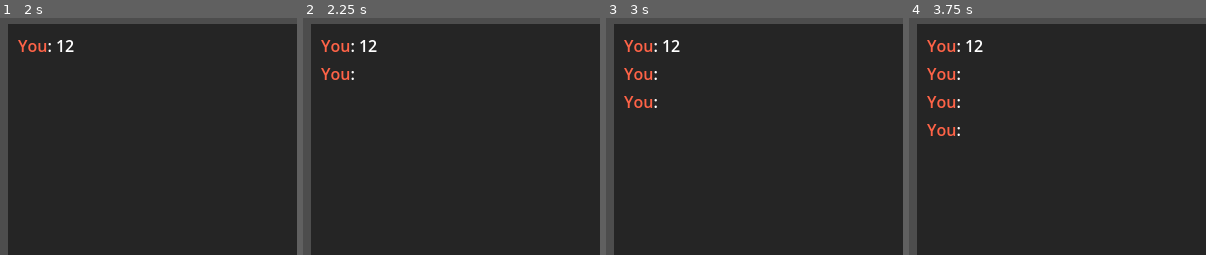
Above: before the commit, frames 1-4 (left to right).
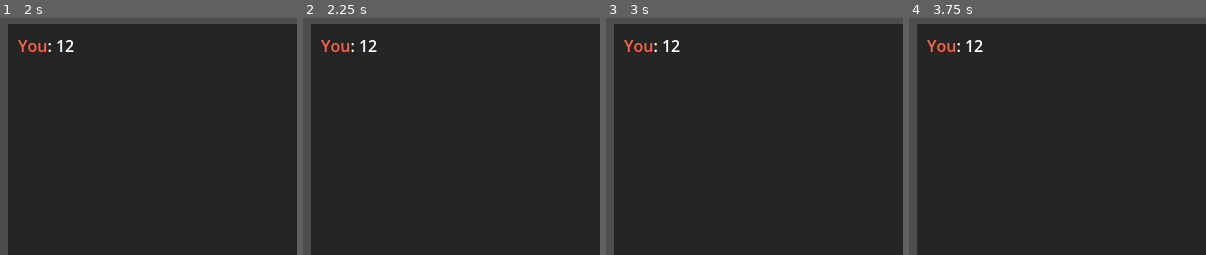
Above: after the commit, the same moments.

Repository: sihlecodes/Simple-Messenger
Game: Godot game, scene res://source/Main.tscn
Two runs of this game, one before a commit and one after it. Both use one fixed random seed, a clock stepped at 60 frames per second and the inputs below.
Inputs (mouse positions are % of the whole screen's width and height, from its top left):
- Up to frame 1 (2 s): click (43, 95) at 0.52 s; type "12" at 0.6 s; click "Send" at 1.25 s
- Up to frame 2 (2.25 s): click "Send" at 2 s
- Up to frame 3 (3 s): click "Send" at 2.75 s
- Up to frame 4 (3.75 s): tap Enter at 3.5 s
The pictures show only the part of the screen within x 0-50%, y 0-50%; the shares and areas given below are measured in that part.

Frame 1 is identical in both runs. In frame 2, 0.2% of the frame differs, in the area x 6-18%, y 21-27%; in frame 3, 0.5%; in frame 4, 0.7%, in the area x 6-18%, y 21-50%.

Commit message:
Minor code refactors

Diff:
--- a/source/Main.gd
+++ b/source/Main.gd
@@ -5,7 +5,7 @@
 	%message_edit.grab_focus()
 
 func _on_message_edit_text_submitted(message: String) -> void:
-	$Networking.serve_message.rpc_id(1, message)
+	$Networking.serve_message(message)
 	%message_edit.clear()
 
 func _on_messages_focus_entered() -> void:
--- a/source/Networking.gd
+++ b/source/Networking.gd
@@ -17,14 +17,17 @@
 
 	multiplayer.set_multiplayer_peer(peer)
 
-func create_session(peer: ENetMultiplayerPeer):
-	var error: = peer.create_server(PORT)
+	if not multiplayer.is_server():
+		return
 
 	if not multiplayer.peer_connected.is_connected(_on_user_connected):
 		multiplayer.peer_connected.connect(_on_user_connected)
 
 	if not multiplayer.peer_disconnected.is_connected(_on_user_disconnected):
 		multiplayer.peer_disconnected.connect(_on_user_disconnected)
+
+func create_session(peer: ENetMultiplayerPeer):
+	var error: = peer.create_server(PORT)
 
 	if error == OK:
 		print("Server running at localhost:", PORT)
@@ -34,8 +37,14 @@
 func join_session(peer: ENetMultiplayerPeer):
 	peer.create_client("localhost", PORT)
 
+func serve_message(message):
+	_serve_message.rpc_id(1, message)
+
 @rpc("any_peer", "call_local")
-func serve_message(message: String):
+func _serve_message(message: String):
+	if not message:
+		return
+
 	var id: = multiplayer.get_remote_sender_id()
 	var username: String = users[id]
 
@@ -43,9 +52,7 @@
 
 @rpc("any_peer", "call_local")
 func recieve_message(sender_id: int, sender_name: String, message: String):
-	var unique_id: = multiplayer.get_unique_id()
-
-	if sender_id == unique_id:
+	if sender_id == multiplayer.get_unique_id():
 		sender_name = "[color=tomato]You[/color]"
 	else:
 		sender_name = "[color=cornflowerblue]%s[/color]" % sender_name
@@ -53,16 +60,17 @@
 	message = "%s: %s" % [sender_name, message]
 	%messages.text += ("\n" + message) if %messages.text else message
 
-@rpc("call_local")
 func add_user(id: int):
 	users[id] = "User%d" % randi_range(1000, 10000)
 
+func remove_user(id: int):
+	users.erase(id)
+
 func _on_user_connected(id: int):
-	if is_multiplayer_authority():
-		add_user.rpc_id(1, id)
+	add_user(id)
 
 func _on_user_disconnected(id: int):
-	print(id, " this nigga just disconnected!")
+	remove_user(id)
 
 func _on_connected_fail():
 	print("Connection failed...")
